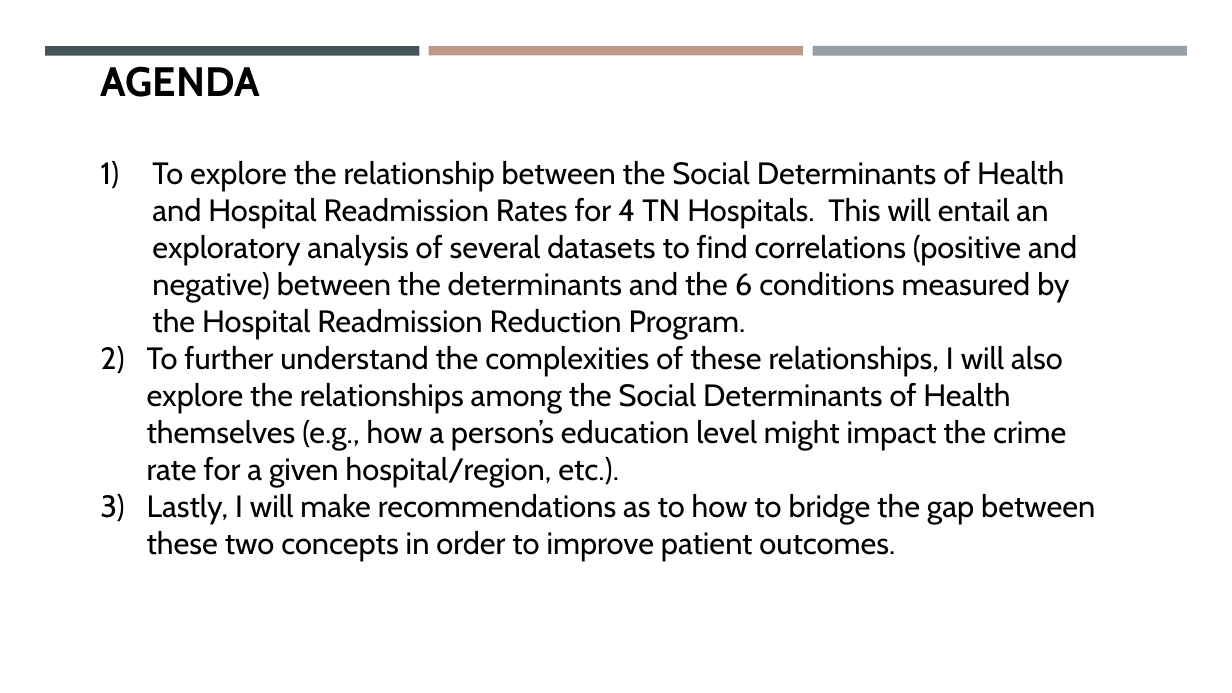
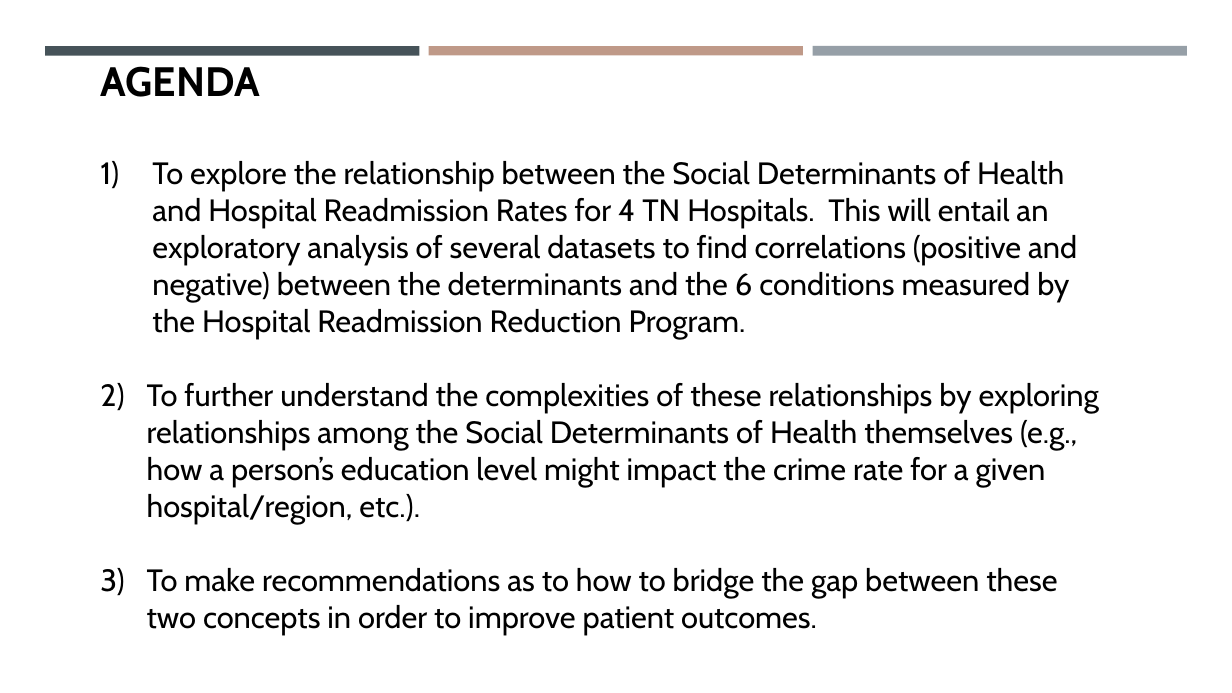
Before and after one commit to tammscaley73/CAPSTONE_SDoH-Impact-on-Hospital-Readmissions, a slide deck: slide 2 of The Impact of Social Determinants of Health on [Autosaved].pptm. Drawn at 1232x693 pixels with LibreOffice and Linux fonts; fonts in the diff are those of the drawing. Boxes give left, top, right and bottom in pixels: in the first picture for what was removed or moved away, otherwise in the second. Text is boxed around its words. In the diff, an @@ line names an element or a change of style, - is before the commit and + after.

```diff
--- a/The Impact of Social Determinants of Health on [Autosaved].pptm
+++ b/The Impact of Social Determinants of Health on [Autosaved].pptm
@@ text at [147, 383, 1099, 635]: text changed @@
-2) To further understand the complexities of these relationships, I will also explore the relationships among the Social Determinants of Health themselves (e.g., how a person’s education level might impact the crime rate for a given hospital/region, etc.).
-3) Lastly, I will make recommendations as to how to bridge the gap between these two concepts in order to improve patient outcomes.
+2) To further understand the complexities of these relationships by exploring relationships among the Social Determinants of Health themselves (e.g., how a person’s education level might impact the crime rate for a given hospital/region, etc.).
+3) To make recommendations as to how to bridge the gap between these two concepts in order to improve patient outcomes.
```
Also in this commit, not shown: 6 other slides changed, 12 slides added.
